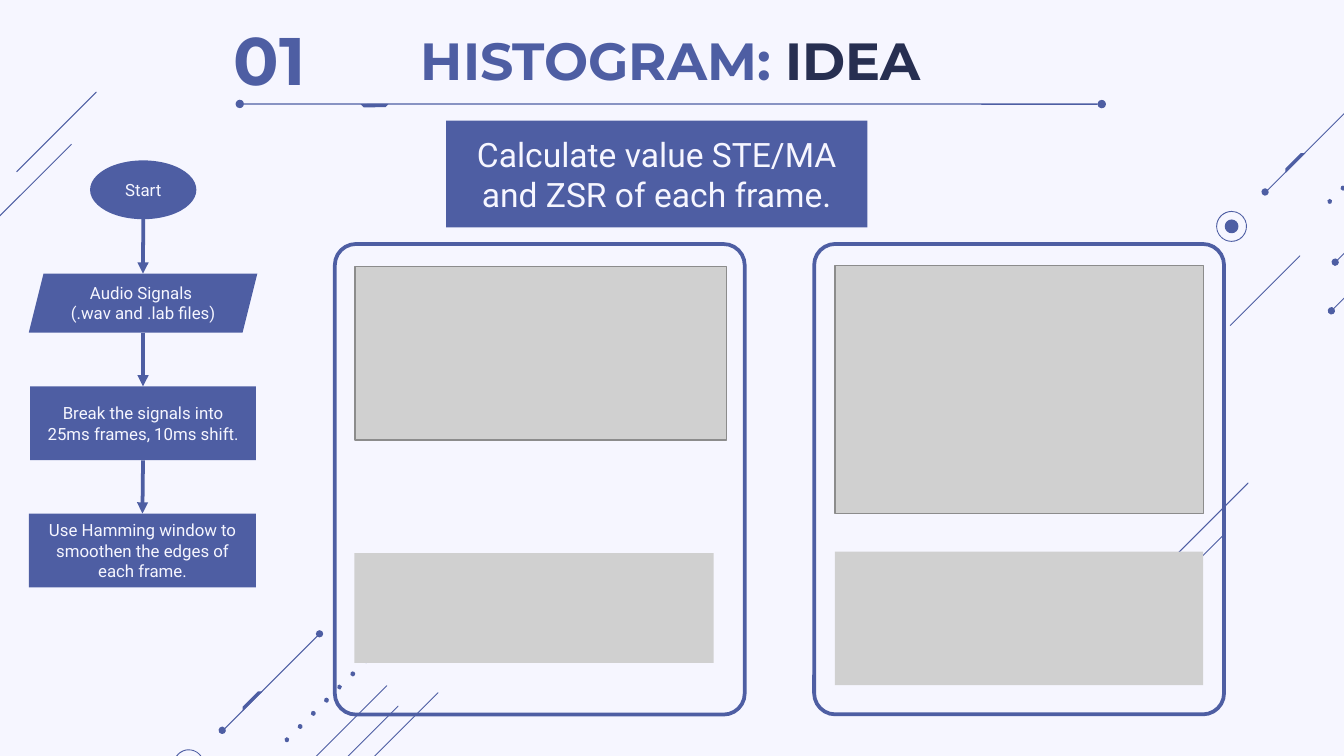
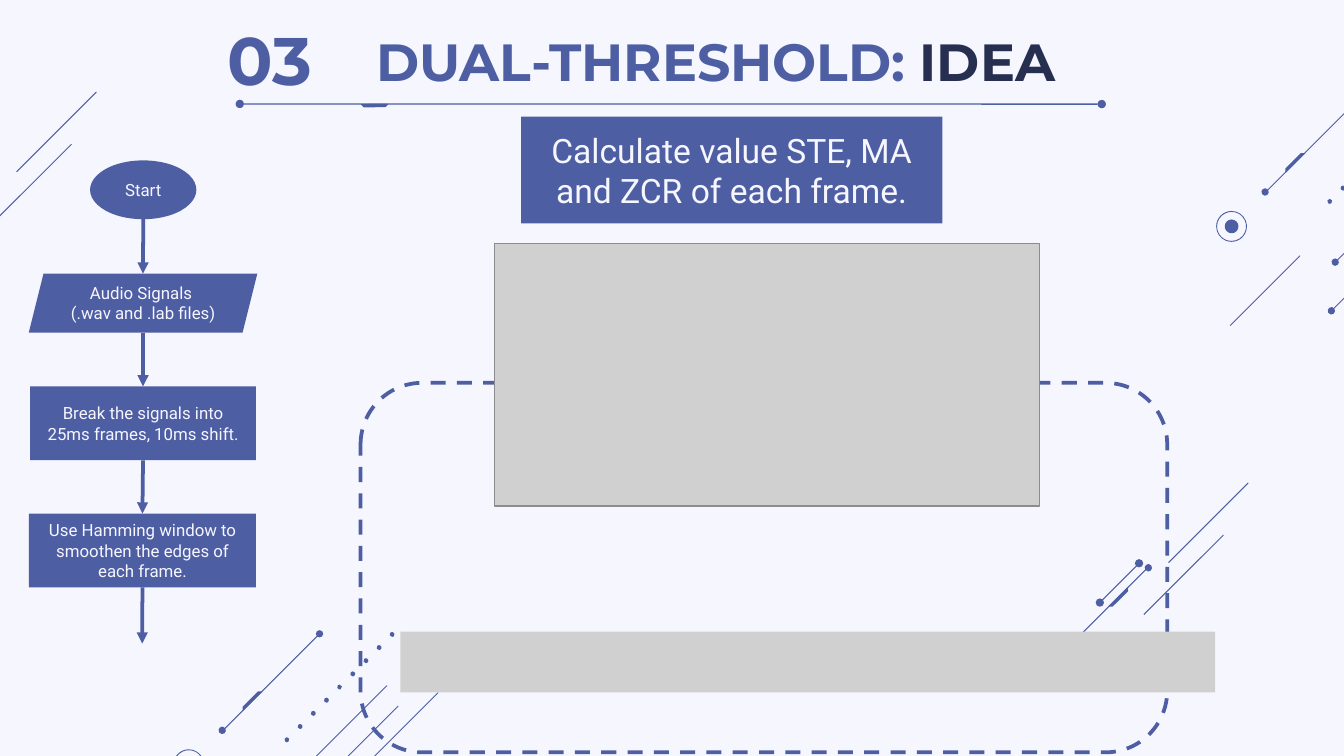
Before and after one commit to thdyqt/XLTHS, a slide deck: slide 37 of Slide.pptx (slide 22 before the commit). Drawn at 1344x756 pixels with LibreOffice and Linux fonts; fonts in the diff are those of the drawing; grey boxes stand for pictures. Boxes give left, top, right and bottom in pixels: in the first picture for what was removed or moved away, otherwise in the second. Text is boxed around its words. In the diff, an @@ line names an element or a change of style, - is before the commit and + after.

```diff
--- a/Slide.pptx
+++ b/Slide.pptx
@@ text at (227, 37, 312, 101): text changed @@
-01
+03
@@ title at (376, 44, 1055, 82): text changed @@
-HISTOGRAM: IDEA
+DUAL-THRESHOLD: IDEA
@@ rectangle "Calculate value STE, MA and ...": place and size @@
-rectangle "Calculate value STE, MA and ..." at (446, 121, 867, 228)
+rectangle "Calculate value STE, MA and ..." at (521, 117, 942, 224)
@@ text in rectangle at (551, 138, 912, 204): text changed @@
-Calculate value STE/MA and ZSR of each frame.
+Calculate value STE, MA and ZCR of each frame.
@@ rounded rectangle removed at (335, 245, 745, 715) @@
@@ picture removed at (355, 266, 726, 439) @@
@@ picture added at (495, 243, 1040, 505) @@
@@ rounded rectangle removed at (814, 245, 1224, 715) @@
@@ picture removed at (835, 266, 1203, 515) @@
@@ rounded rectangle added at (360, 383, 1167, 753), outline #4E5EA3 2 pt dashed @@
@@ picture removed at (355, 552, 714, 663) @@
@@ picture removed at (835, 551, 1203, 684) @@
@@ freeform shape added at (1051, 569, 1148, 665), fill #4E5EA3 @@
@@ freeform shape added at (1099, 563, 1140, 603), fill #4E5EA3 @@
@@ freeform shape added at (1134, 559, 1142, 567), fill #4E5EA3 @@
@@ freeform shape added at (1145, 564, 1153, 571), fill #4E5EA3 @@
@@ arrow added from (142, 587) to (142, 644), #4E5EA3 2 pt @@
@@ freeform shape added at (1095, 598, 1103, 606), fill #4E5EA3 @@
@@ freeform shape added at (1107, 587, 1128, 607), fill #4E5EA3 @@
@@ freeform shape added at (390, 632, 395, 637), fill #4E5EA3 @@
@@ picture added at (401, 632, 1215, 692) @@
```
Also in this commit, not shown: 23 other slides changed, 11 slides added, 9 slides removed, 3 other files.
